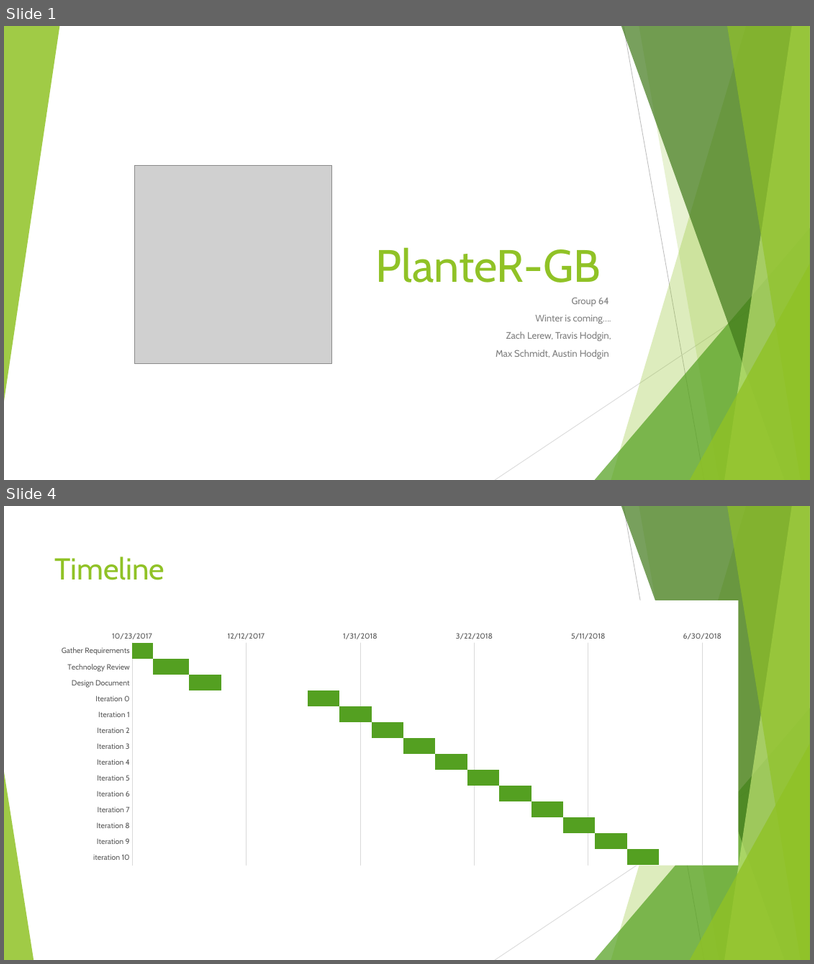
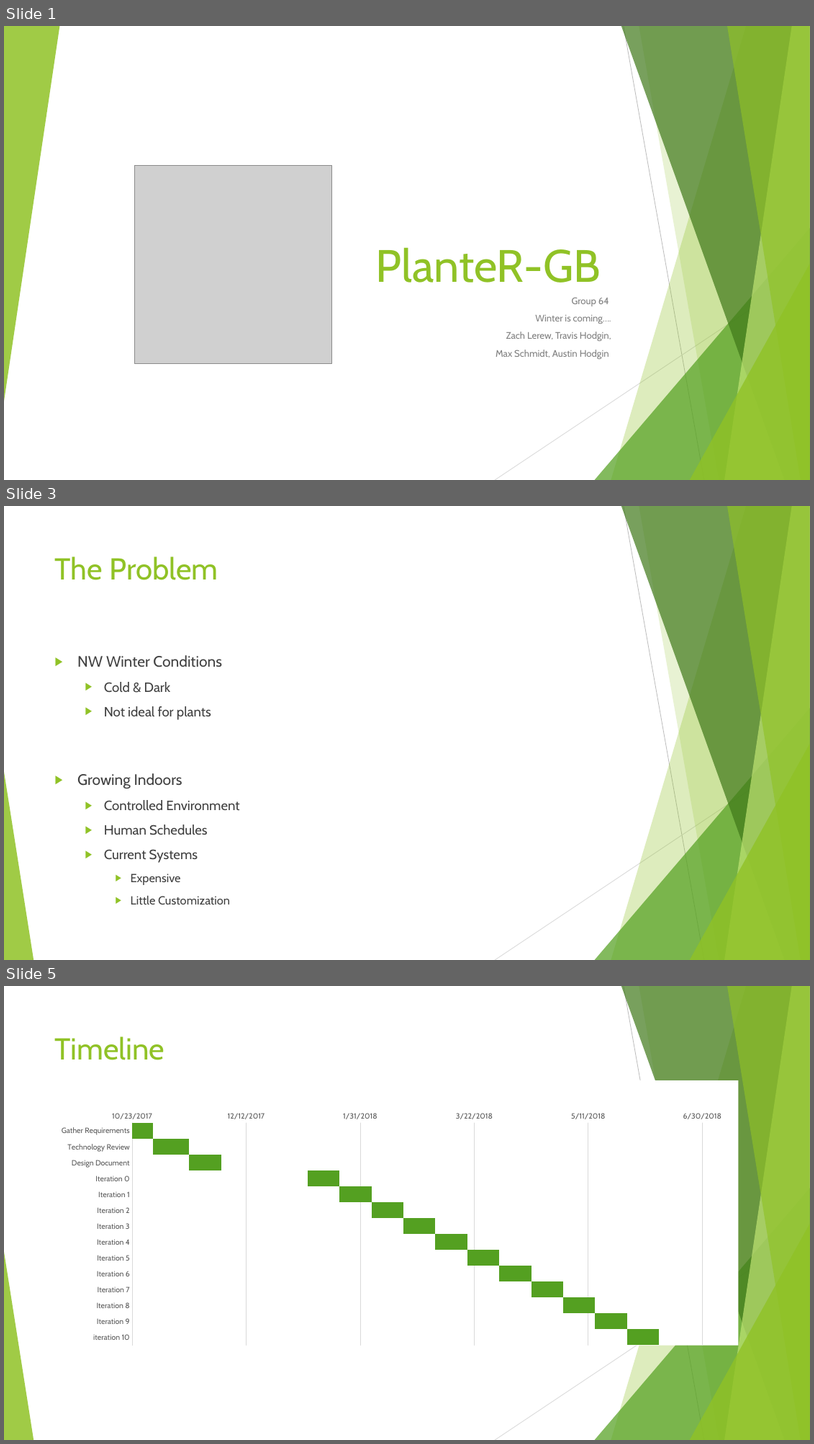
Before and after one commit to HodginAustin/Winter-Is-Coming, a slide deck: Documents/PresentationFall/Fall Presentation.pptx. Shown one above the other, each under a label of ours: slides 1 and 4 before the commit, slides 1, 3 and 5 after it; the slides between them are not shown. The pictures are 814x964 and 814x1444 pixels, drawn with LibreOffice and Linux fonts; fonts in the diff are those of the drawing; grey boxes stand for pictures. Boxes give left, top, right and bottom in pixels: in the first picture for what was removed or moved away, otherwise in the second. Text is boxed around its words. In the diff, an @@ line names an element or a change of style, - is before the commit and + after.

```diff
--- a/Documents/PresentationFall/Fall Presentation.pptx
+++ b/Documents/PresentationFall/Fall Presentation.pptx
@@ slide 3 added at (4, 506, 810, 960), background #FFFFFF; not listed: 10 template elements that a slide beside it also shows @@
@@ title added at (55, 556, 218, 580), 36 pt, text #90C226 @@
+The Problem
@@ text added at (77, 655, 239, 904), 16 pt, text #404040 @@
+▶ NW Winter Conditions
+  ▶ Cold & Dark
+  ▶ Not ideal for plants
+▶ Growing Indoors
+  ▶ Controlled Environment
+  ▶ Human Schedules
+  ▶ Current Systems
+    ▶ Expensive
+    ▶ Little Customization
@@ what was slide 4 is now slide 5 @@
```
Also in this commit, not shown: 1 slide changed, 2 other slides added, 1 slide removed.
